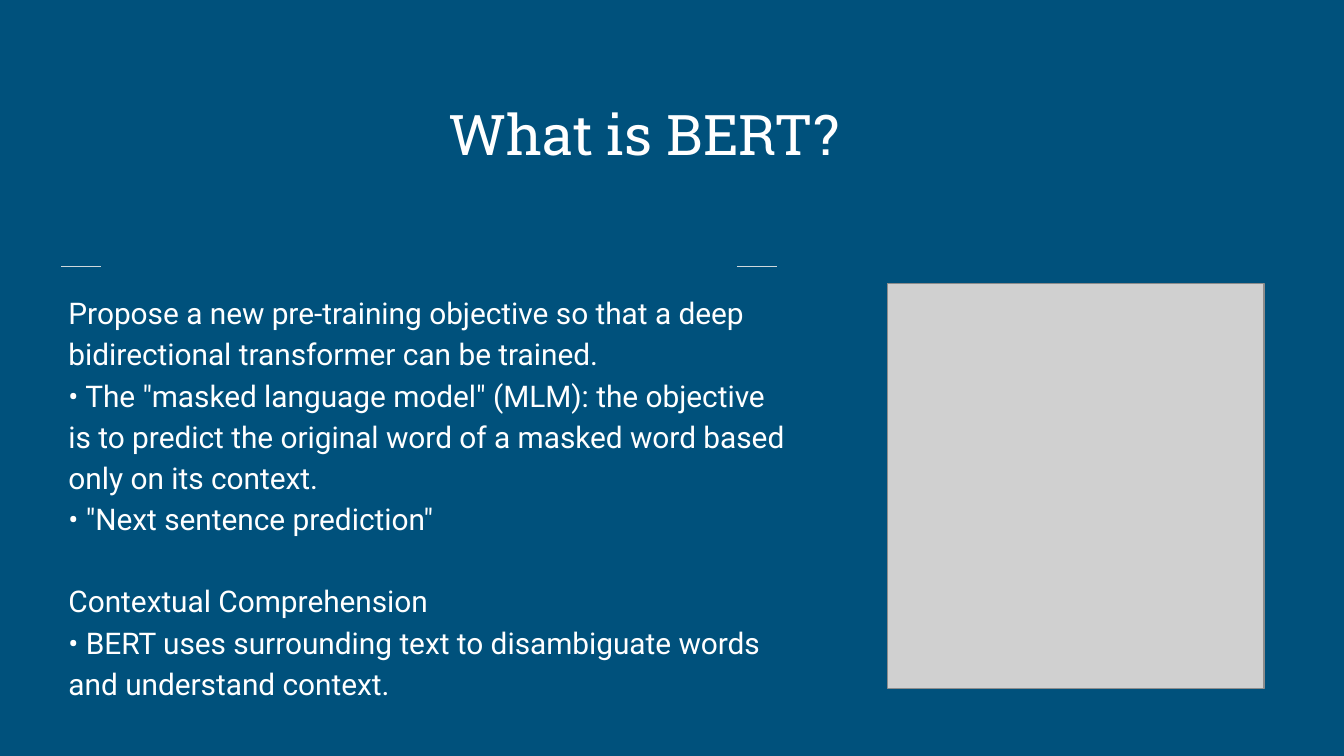
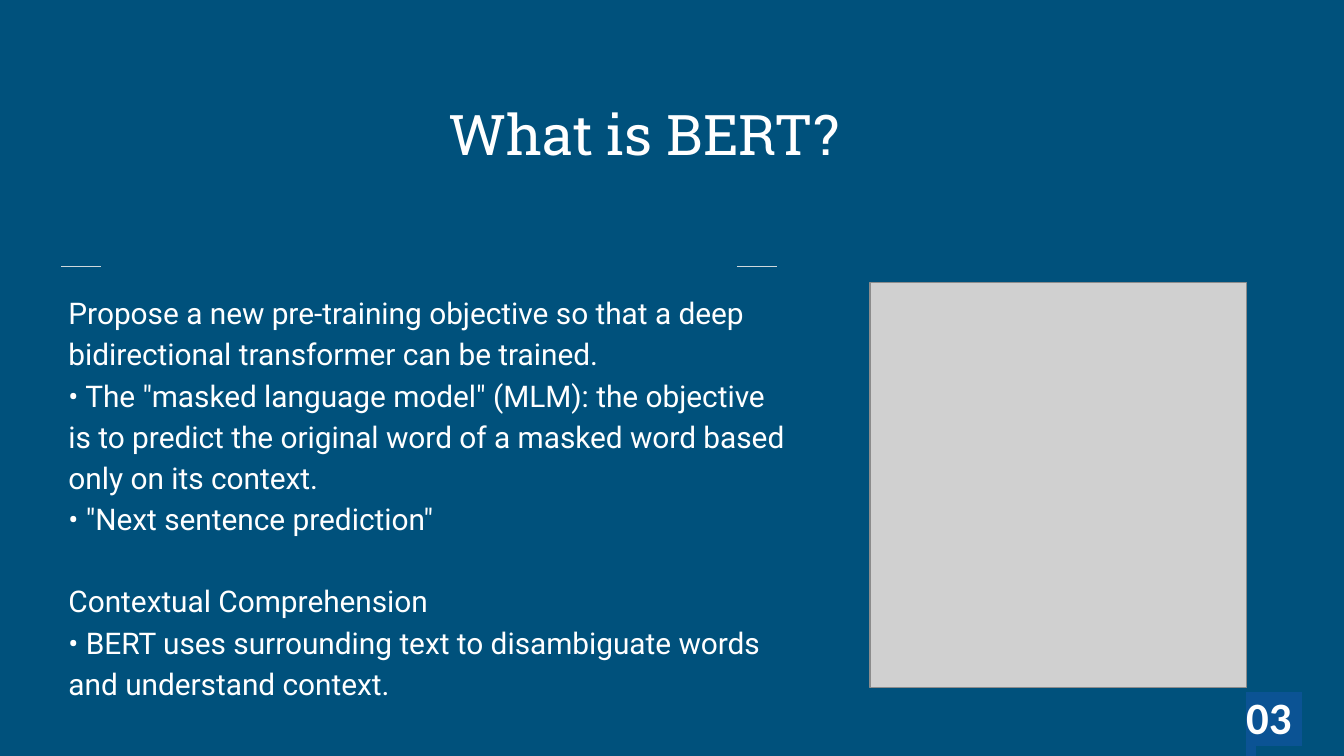
Before and after one commit to Mohammad-Aman-Ullah-Khan-Uday/cse438, a slide deck: slide 3 of Submission 01/slide.pptx. Drawn at 1344x756 pixels with LibreOffice and Linux fonts; fonts in the diff are those of the drawing; grey boxes stand for pictures. Boxes give left, top, right and bottom in pixels: in the first picture for what was removed or moved away, otherwise in the second. Text is boxed around its words. In the diff, an @@ line names an element or a change of style, - is before the commit and + after.

```diff
--- a/Submission 01/slide.pptx
+++ b/Submission 01/slide.pptx
@@ picture: place and size @@
-picture at (887, 284, 1263, 688)
+picture at (870, 282, 1246, 687)
@@ text added at (1246, 704, 1291, 735), 24 pt, text #FFFFFF, bold @@
+03
```
Also in this commit, not shown: 10 other slides changed, 2 slides added, 2 slides removed.
